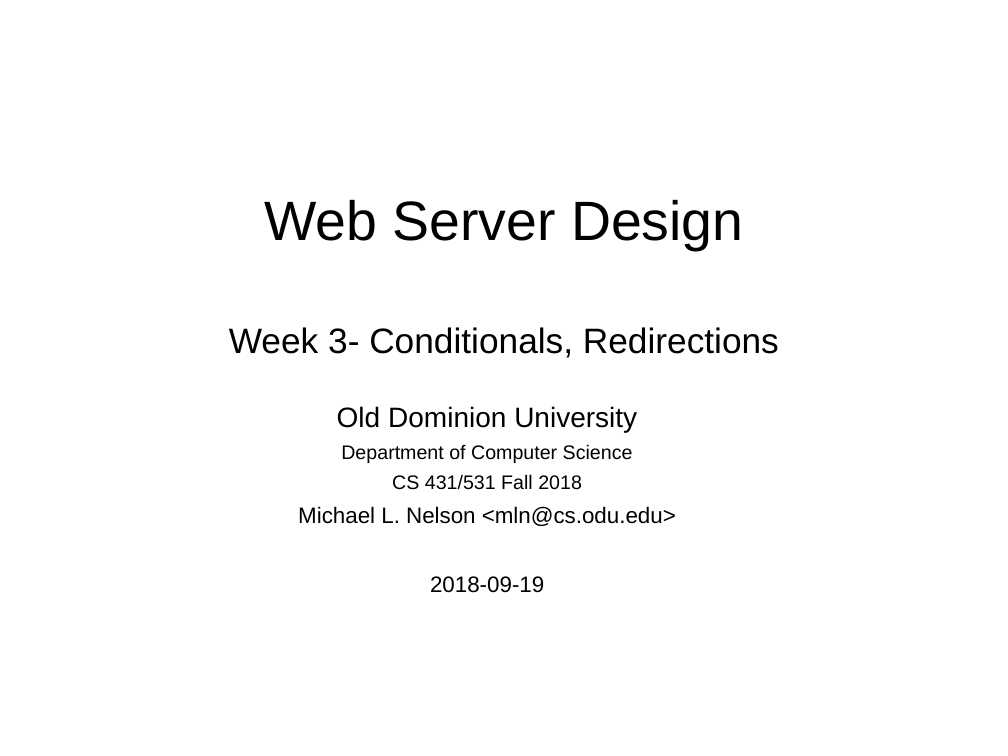
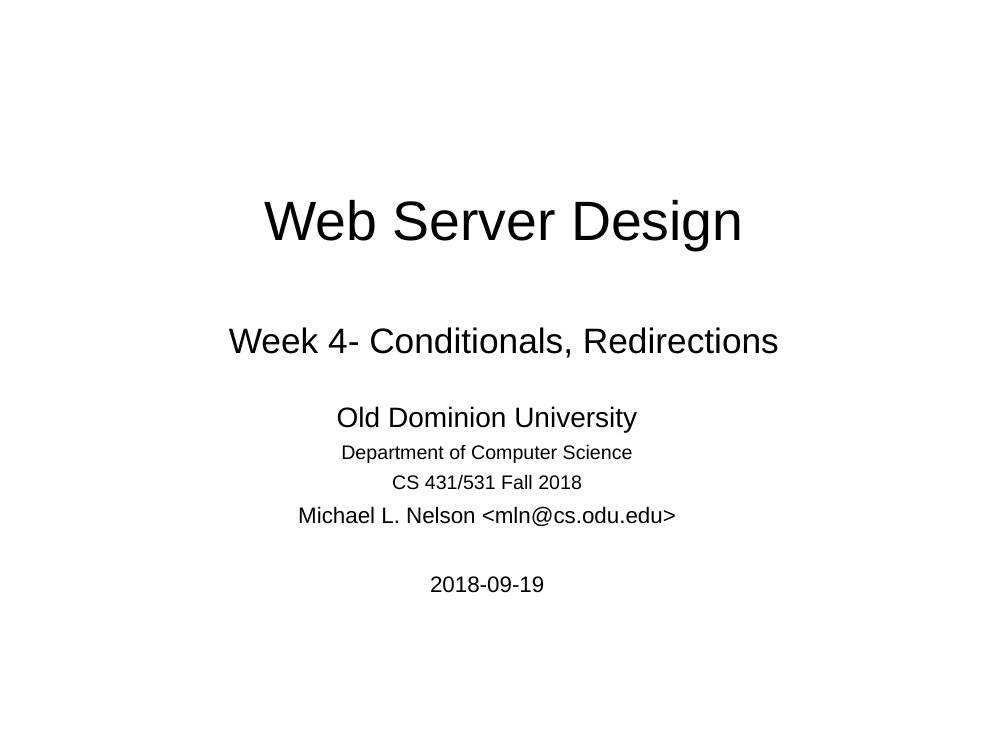
Before and after one commit to phonedude/cs531-f18, a slide deck: slide 1 of slides/week-04-conditionals-redirections.pptx. Drawn at 1008x756 pixels with LibreOffice and Linux fonts; fonts in the diff are those of the drawing. Boxes give left, top, right and bottom in pixels: in the first picture for what was removed or moved away, otherwise in the second. Text is boxed around its words. In the diff, an @@ line names an element or a change of style, - is before the commit and + after.

Commit message:
week 5 slides, updates for weeks 2 and 4

```diff
--- a/slides/week-04-conditionals-redirections.pptx
+++ b/slides/week-04-conditionals-redirections.pptx
@@ title at box(229, 199, 779, 358): text changed @@
-Web Server Design
-Week 3- Conditionals, Redirections
+Web Server Design
+Week 4- Conditionals, Redirections
```
Also in this commit, not shown: 1 other slide changed, 2 other files.
